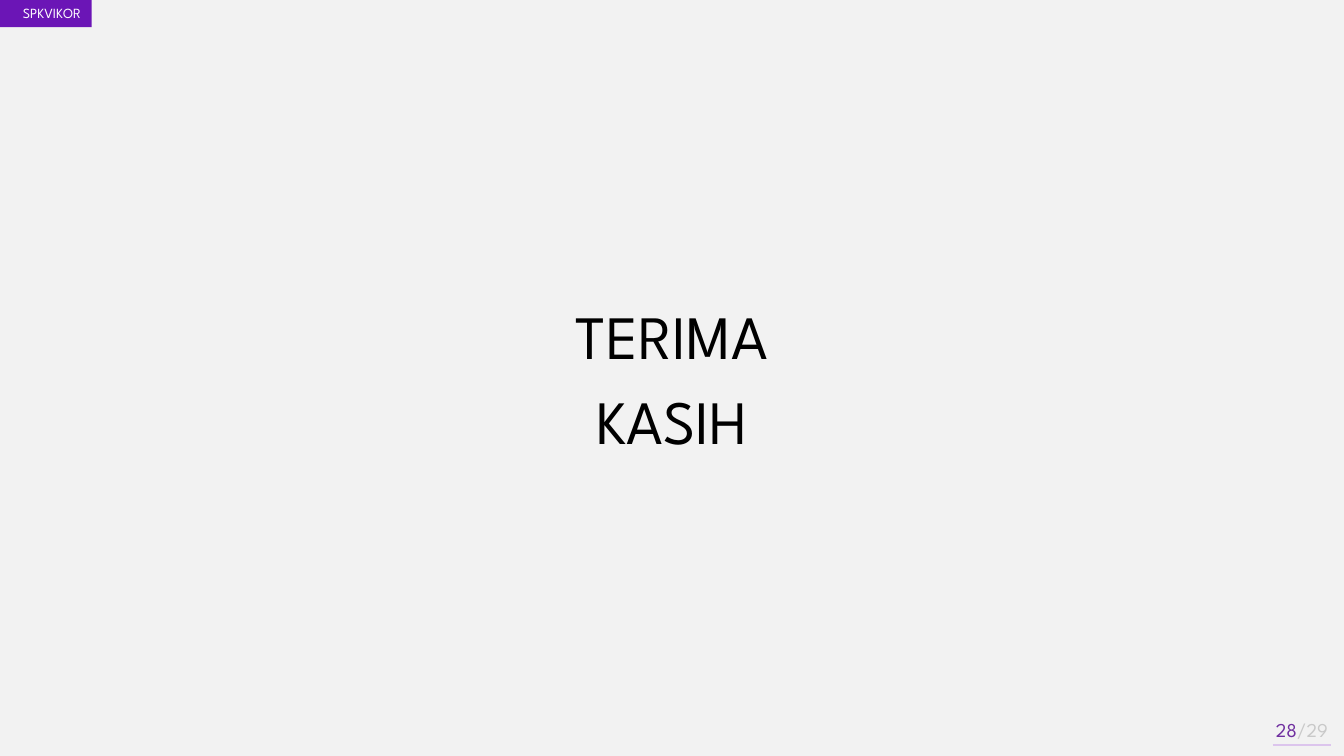
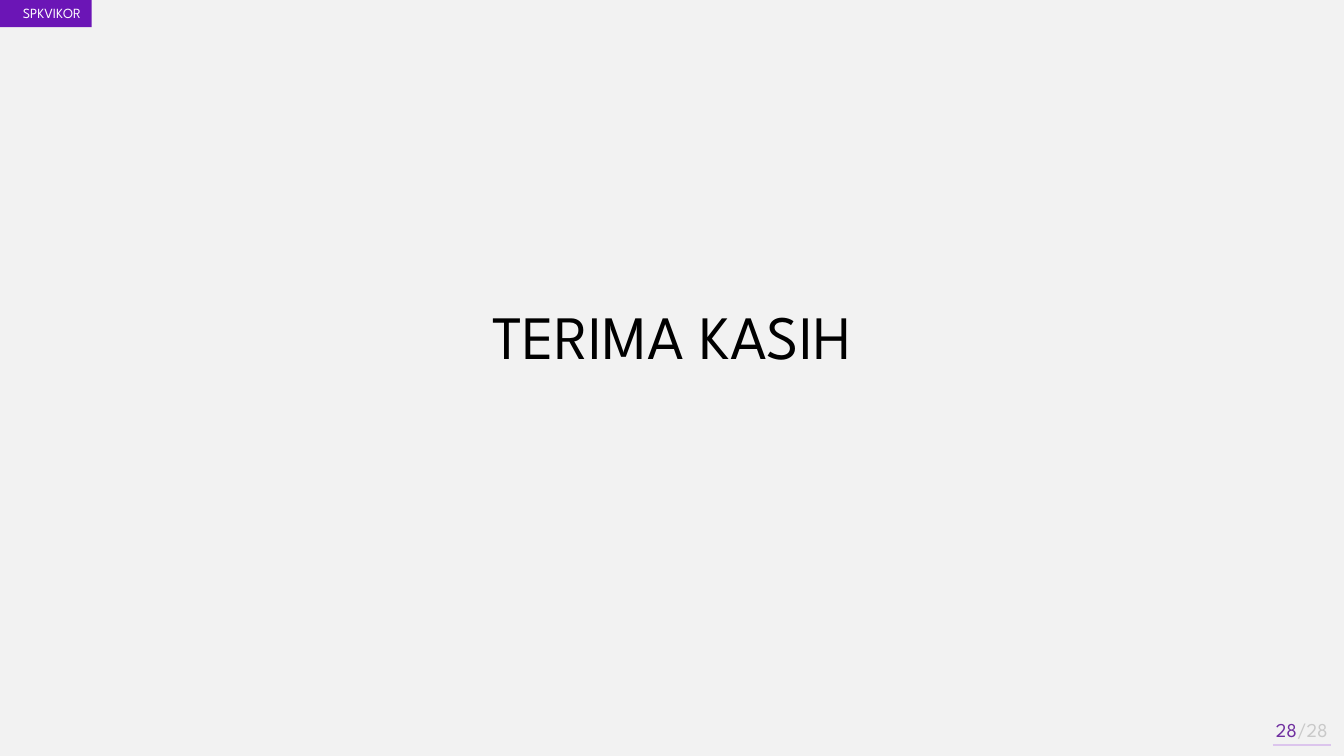
Before and after one commit to akhmadali7/TugasAkhir, a slide deck: slide 28 of PPT - TA - Akhmad Ali Sajidin - Sidang.pptx. Drawn at 1344x756 pixels with LibreOffice and Linux fonts; fonts in the diff are those of the drawing. Boxes give left, top, right and bottom in pixels: in the first picture for what was removed or moved away, otherwise in the second. Text is boxed around its words. In the diff, an @@ line names an element or a change of style, - is before the commit and + after.

```diff
--- a/PPT - TA - Akhmad Ali Sajidin - Sidang.pptx
+++ b/PPT - TA - Akhmad Ali Sajidin - Sidang.pptx
@@ text at <box>492,317,851,360</box>: text changed @@
-TERIMA
-KASIH
+TERIMA KASIH
@@ page number at <box>1276,724,1328,737</box>: text changed @@
-28/29
+28/28
```
Also in this commit, not shown: 8 other slides changed, 19 other files.
